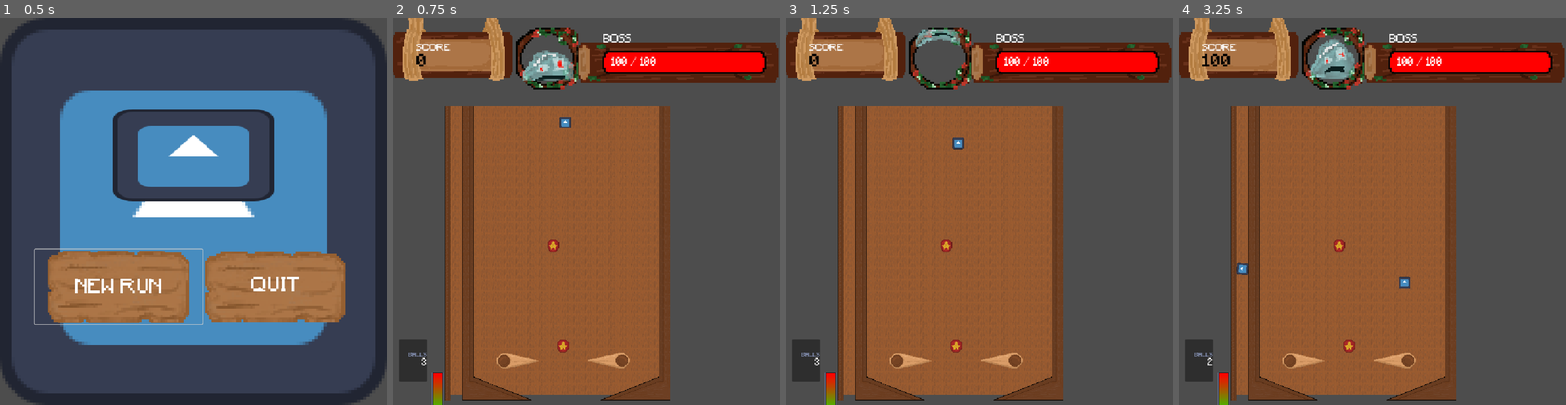
Above: before the commit, frames 1-4 (left to right).
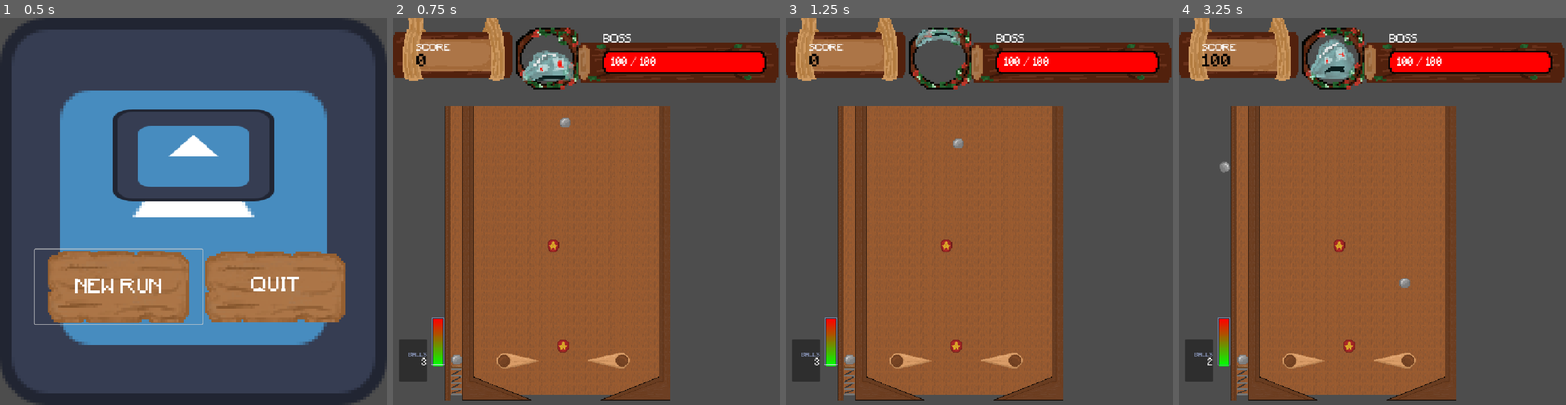
Above: after the commit, the same moments.

Repository: Josephs101/Hack-Haven-Game
Game: Godot game, scene res://scenes/start_menu.tscn
The game is run twice, just before and just after one commit, with the same random seed, the same clock (stepped at 60 frames per second) and the same inputs. The engine's default icon, where the game draws it, is replaced by a stand-in: a white triangle on a blue panel in a dark square.
Inputs:
- Up to frame 1 (0.5 s): no input
- Up to frame 2 (0.75 s): click "NEW RUN" at 0.5 s
- Up to frame 3 (1.25 s): no input
- Up to frame 4 (3.25 s): tap Enter at 1.25 s; tap S (launch) at 1.35, 2.1, 3.05 s; hold A (LeftFlipper) 2.03-2.78 s; tap K at 2.85 s

Frame 1 is identical in both runs. In frame 2, 0.9% of the frame differs, in the area x 9-46%, y 25-100%; in frame 3, 0.9%; in frame 4, 1.1%, in the area x 10-60%, y 37-100%.

Commit message:
allowed user to shoot as many balls as they have

Diff:
--- a/scenes/LevelScreen.tscn
+++ b/scenes/LevelScreen.tscn
@@ -28,4 +28,4 @@
 position = Vector2(0, -13)
 
 [node name="launcher" parent="." unique_id=156511213 instance=ExtResource("6_016qk")]
-position = Vector2(175, 1088)
+position = Vector2(176, 996)
--- a/scenes/gameplay/PinBall.tscn
+++ b/scenes/gameplay/PinBall.tscn
@@ -1,10 +1,14 @@
 [gd_scene format=3 uid="uid://3unhg68ipx4b"]
 
-[ext_resource type="Texture2D" uid="uid://bd815f7a20qtu" path="res://icon.svg" id="2_58kob"]
+[ext_resource type="Texture2D" uid="uid://cix8aqsc11x6t" path="res://assets/sprites/Sprite_sheet_'1.png" id="1_g3ijy"]
 
 [sub_resource type="PhysicsMaterial" id="PhysicsMaterial_002rf"]
 friction = 0.1
 bounce = 0.8
+
+[sub_resource type="AtlasTexture" id="AtlasTexture_h1f6o"]
+atlas = ExtResource("1_g3ijy")
+region = Rect2(17.729628, 18.145897, 12.688217, 11.641766)
 
 [sub_resource type="CircleShape2D" id="CircleShape2D_58kob"]
 radius = 16.0
@@ -17,8 +21,8 @@
 angular_damp = 1.0
 
 [node name="Sprite2D" type="Sprite2D" parent="." unique_id=189595511]
-scale = Vector2(0.25, 0.25)
-texture = ExtResource("2_58kob")
+scale = Vector2(2.5, 2.5)
+texture = SubResource("AtlasTexture_h1f6o")
 
 [node name="CollisionShape2D" type="CollisionShape2D" parent="." unique_id=697379121]
 shape = SubResource("CircleShape2D_58kob")
--- a/scenes/gameplay/pinballTable.tscn
+++ b/scenes/gameplay/pinballTable.tscn
@@ -348,6 +348,10 @@
 [sub_resource type="WorldBoundaryShape2D" id="WorldBoundaryShape2D_wxaqx"]
 distance = -131.99991
 
+[sub_resource type="PhysicsMaterial" id="PhysicsMaterial_p5d85"]
+friction = 0.15
+bounce = 0.12
+
 [node name="pinballTable" type="Node2D" unique_id=282973260]
 
 [node name="TileMapLayer2" type="TileMapLayer" parent="." unique_id=632621463]
@@ -385,13 +389,14 @@
 shape = SubResource("RectangleShape2D_wxaqx")
 
 [node name="Testing Barrier" type="StaticBody2D" parent="." unique_id=1774315481]
+position = Vector2(0, 13)
 
 [node name="CollisionShape2D" type="CollisionShape2D" parent="Testing Barrier" unique_id=131790251]
-position = Vector2(467, 1036)
+position = Vector2(461, 1011)
 shape = SubResource("WorldBoundaryShape2D_p5d85")
 
 [node name="TopBarrier" type="StaticBody2D" parent="." unique_id=1641352813]
-position = Vector2(73, 56)
+position = Vector2(57, -201)
 rotation = 3.1415927
 
 [node name="CollisionShape2D" type="CollisionShape2D" parent="TopBarrier" unique_id=1449789206]
@@ -400,6 +405,9 @@
 one_way_collision = true
 
 [node name="StaticBody2D5" type="StaticBody2D" parent="." unique_id=101521861]
+physics_material_override = SubResource("PhysicsMaterial_p5d85")
 
 [node name="CollisionPolygon2D" type="CollisionPolygon2D" parent="StaticBody2D5" unique_id=1638160873]
-polygon = PackedVector2Array(768, 255, 769, 5, 154, 2, 144, 256, 145, 1072, 160, 1072, 159, 256, 177, 128, 207, 70, 273, 34, 329, 27, 399, 18, 486, 21, 578, 33, 646, 60, 701, 107, 734, 179, 736, 257)
+position = Vector2(-2, -2)
+scale = Vector2(1.0070304, 1.0267383)
+polygon = PackedVector2Array(768, 255, 769, 5, 154, 2, 144, 256, 145, 1072, 160, 1072, 159, 256, 159.87602, 209.40099, 166.82715, 167.52078, 174.7713, 141.22392, 187.68054, 111.03121, 206.5479, 84.734344, 235.34544, 60.3854, 278.04523, 42.85415, 330.67523, 35.062485, 386.28427, 30.192698, 451.82352, 29.21874, 526.2999, 37.98436, 586.8741, 48.6979, 620.6367, 60.3854, 667.3086, 86.68226, 709.0154, 132.4583, 734.83386, 201.60931, 736, 257)
--- a/scenes/launcher.gd
+++ b/scenes/launcher.gd
@@ -3,67 +3,104 @@
 @export var ball_scene: PackedScene = preload("res://scenes/gameplay/PinBall.tscn")
 @export var min_speed := 1700.0
 @export var max_speed := 3200.0
-@export var charge_speed := 1.2   # full up/down cycles per second
+@export var charge_speed := 1.2
 @export var launch_action := "launch"
 
-@onready var meter: Control = $PowerMeter
+@onready var meter: PowerMeter = $PowerMeter
 @onready var spawn: Marker2D = $BallSpawn
 @onready var anim: AnimatedSprite2D = $Spring
 
+var _waiting_ball: RigidBody2D = null
+var _waiting_layer := 1
+var _waiting_mask := 1
 var _charging := false
 var _charge_time := 0.0
 var _power := 0.0
 var _can_launch := true
 
 
+func _ready() -> void:
+	_spawn_waiting_ball()
+
+
 func _process(delta: float) -> void:
-	if not _can_launch or GameStats.balls_left <= 0:
+	if not _can_launch or _waiting_ball == null or GameStats.balls_left <= 0:
 		return
 
 	if Input.is_action_just_pressed(launch_action):
-		_charging = true
-		_charge_time = 0.0
-		_power = 0.0
-		meter.set_power(0.0)
+		if _charging:
+			_confirm_launch()
+		else:
+			_start_charge()
 
-	if not _charging:
+	if _charging:
+		_charge_time += delta
+		var cycle := fmod(_charge_time * charge_speed, 2.0)
+		_power = cycle if cycle <= 1.0 else 2.0 - cycle
+		meter.set_power(_power)
+
+
+func _start_charge() -> void:
+	_charging = true
+	_charge_time = 0.0
+	_power = 0.0
+	meter.set_power(0.0)
+
+
+func _confirm_launch() -> void:
+	if _waiting_ball == null:
 		return
 
-	_charge_time += delta
+	_charging = false
 
-	# 0 → 1 → 0 → 1 ...
-	var cycle := fmod(_charge_time * charge_speed, 2.0)
-	_power = cycle if cycle <= 1.0 else 2.0 - cycle
-	meter.set_power(_power)
+	if not GameStats.use_ball():
+		return
 
-	if Input.is_action_just_released(launch_action):
-		_release()
-
-
-func _release() -> void:
-	_charging = false
 	_can_launch = false
 
-	if not GameStats.use_ball():
-		_can_launch = true
-		return
+	var ball := _waiting_ball
+	_waiting_ball = null
 
 	anim.play("launch")
 	await anim.animation_finished
 
-	_fire(_power)
+	ball.freeze = false
+	ball.sleeping = false
+	ball.collision_layer = _waiting_layer
+	ball.collision_mask = _waiting_mask
+	ball.linear_velocity = Vector2.UP * lerpf(min_speed, max_speed, _power)
+
 	meter.set_power(0.0)
+	anim.play("default")
 
+	# Immediately prepare the next ball if the player has one left.
+	if GameStats.balls_left > 0:
+		await _spawn_waiting_ball()
 
-func _fire(power: float) -> void:
+	_can_launch = true
+
+func _spawn_waiting_ball() -> void:
+	if _waiting_ball != null or GameStats.balls_left <= 0:
+		return
+
 	var ball = ball_scene.instantiate()
-	get_parent().add_child(ball)
+	ball.freeze = true
+	ball.sleeping = true
+
+	_waiting_layer = ball.collision_layer
+	_waiting_mask = ball.collision_mask
+	ball.collision_layer = 0
+	ball.collision_mask = 0
+
+	_waiting_ball = ball
+
+	# Defer the add until the level has finished setting up children.
+	get_parent().add_child.call_deferred(ball)
+	await ball.tree_entered
 
 	ball.global_position = spawn.global_position
-	ball.linear_velocity = Vector2.UP * lerpf(min_speed, max_speed, power)
-
-	ball.tree_exited.connect(_on_ball_gone)
 
 
 func _on_ball_gone() -> void:
 	_can_launch = true
+	_spawn_waiting_ball()
--- a/scenes/launcher.tscn
+++ b/scenes/launcher.tscn
@@ -182,20 +182,23 @@
 script = ExtResource("1_cm6pl")
 
 [node name="Spring" type="AnimatedSprite2D" parent="." unique_id=2051453623]
+scale = Vector2(1.8399987, 2.1200004)
 sprite_frames = SubResource("SpriteFrames_t831l")
 animation = &"launch"
 
 [node name="SpringAnimation" type="AnimationPlayer" parent="." unique_id=2078585003]
 
 [node name="BallSpawn" type="Marker2D" parent="." unique_id=1642853840]
+position = Vector2(0, -50)
+scale = Vector2(-9.702856, 4.990728)
 
 [node name="PowerMeter" type="Control" parent="." unique_id=301201703]
 custom_minimum_size = Vector2(44, 300)
 layout_mode = 3
 anchors_preset = 0
 offset_left = -67.0
-offset_top = -106.00001
+offset_top = -165.0
 offset_right = -23.0
-offset_bottom = 194.0
+offset_bottom = 135.0
 scale = Vector2(0.7174157, 0.43553472)
 script = ExtResource("1_ut831")
